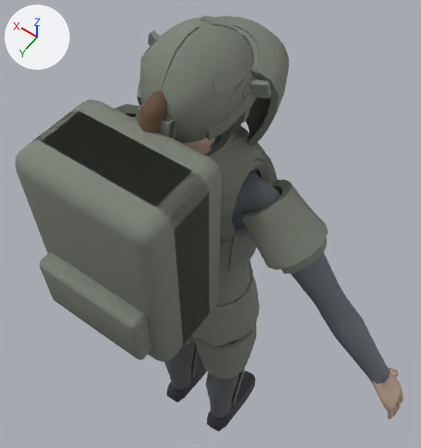
A saved change to the glTF model models/characters/human/variants/f01.glb.
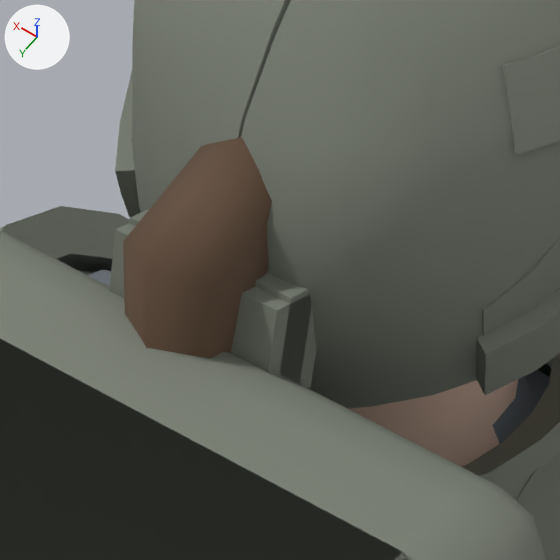
There are two pictures of each version: one whole from a camera (50 mm lens) standing at (-0.57, 0.741, 2.42) and looking at (0.053, -0.131, 1.049), one close up on the part from 27% to 53% of the width and 14% to 39% of the height. The axes (+X, +Y, +Z) are drawn at upper left. The lights are the same throughout. The last two pictures show the newer version.

Names of what the first close-up shows: 'body', 'head', 'kitheavy', 'kithelmfast', 'kithelmrifle', 'kitpackruck', 'kitpackruckc', 'kitpackstrapc', 'kitshcap'.
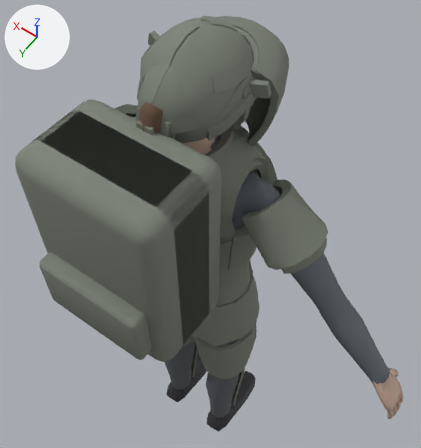
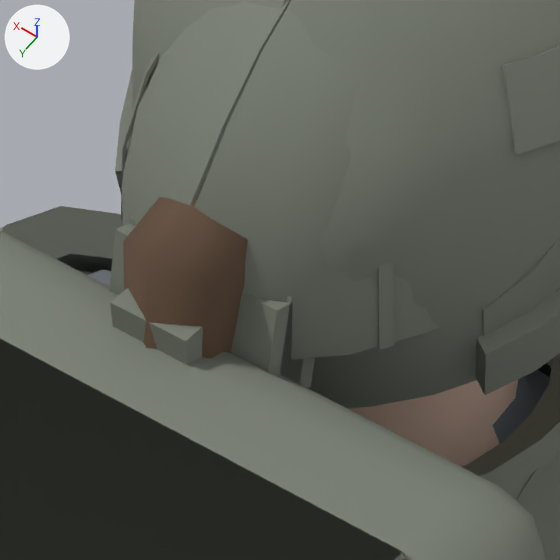
What differs and where, as boxes (x1, y1, x2, y2) in the close-ups (560 x 560 px):
'kitcap', added
    after: (121, 0, 439, 359)
'kitbandana', added
    after: (110, 288, 203, 365)

The edits, one by one:
Material 'kitcap' (mat_kitcap) is new.
Its base color is (0.2, 0.22, 0.18) (grey #7c8176).
Its roughness is 0.85.
Material 'kitbandana' (mat_kitbandana) is new.
Its base color is (0.2, 0.22, 0.18) (grey #7c8176).
Its roughness is 0.85.
Mesh me_kitcap is new.
It has 850 vertices, 1680 faces and spans x -0.11..0.11, y -0.202..0.138, z 1.651..1.789.
It uses material mat_kitcap (grey #7c8176).
Mesh me_kitbandana is new.
It has 544 vertices, 1088 faces and spans x -0.093..0.093, y -0.125..0.158, z 1.57..1.784.
It uses material mat_kitbandana (grey #7c8176).
Object 'kitcap' (ob_kitcap) is new; it shows me_kitcap.
Its location is (0.0, 0.0, 0.0).
Object 'kitbandana' (ob_kitbandana) is new; it shows me_kitbandana.
Its location is (0.0, 0.0, 0.0).
